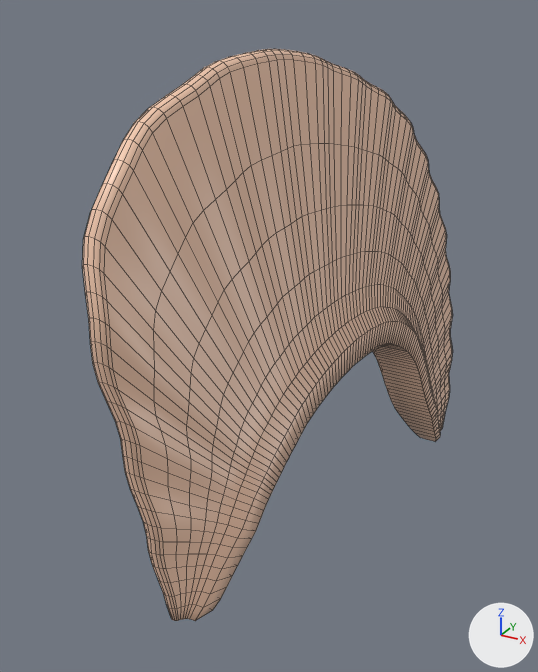
One commit to the FBX model Assets/RunRunSimulator/Resources/Models/MoriMochi/Parts/MonchiPart_Abanico.fbx: the scene before it, then after it.
The view is the same before and after, from a 50 mm lens placed at (0.62, -1.45, 1.96), pointed at (-0.2, 0.03, 1.22). Every picture has the same lights, and +X, +Y and +Z are marked at lower right. The picture after the commit comes second. Mesh edges are drawn as thin lines. Where no turn or scale is listed for an object, it has been applied to the vertices.

In view in the first picture: 'Back_Abanico'.
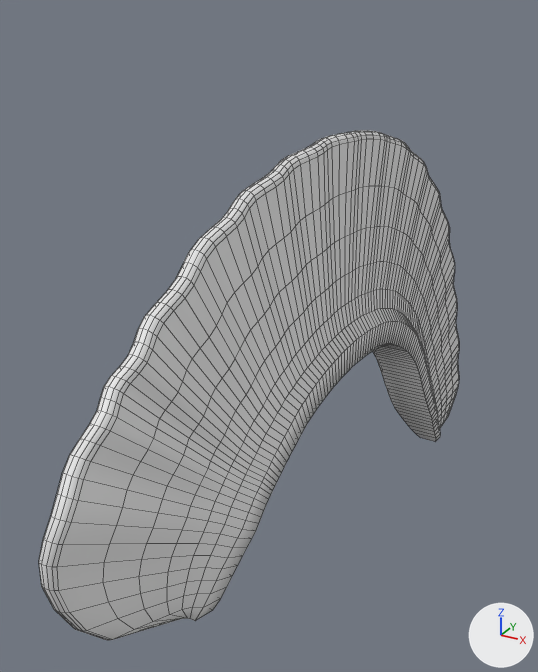
Boxes [x1, y1, x2, y2] around the edits, measured in the pictures (538 x 672 px):
'Back_Abanico', recoloured, reshaped (beige to white, 13% wider, 11% shorter)
    before: [82, 49, 453, 621]
    after: [39, 130, 459, 640]

What changed in the scene script:
```text
Change mat_back_abanico_mat:
    mat_back_abanico_mat.base_color: (0.95, 0.62, 0.45) -> (0.8, 0.8, 0.8)  # beige #f9ceb3 -> white #e7e7e7
Change me_back_abanico:
    used by ob_back_abanico; location = (0.0, 0.0, 0.0)
    remove me_back_abanico.from_pydata(...)  # 2121 vertices, 2102 faces; spans x -0.06..0.06, y -0.79..1.06, z 0.5..1.91
    add me_back_abanico.from_pydata(...)  # 2121 vertices, 2102 faces; spans x -0.06..0.06, y -0.92..1.18, z 0.52..1.74
    me_back_abanico part 1: 1506 of 2121 vertices moved; they spanned x -0.04..0.04, y -0.79..1.06, z 0.5..1.91 and now span x -0.04..0.04, y -0.92..1.18, z 0.52..1.74; mean shift (0.0, 0.01, -0.03); largest move (0.01, -0.69, 1.13) -> (0.01, -0.91, 1.27)
```
